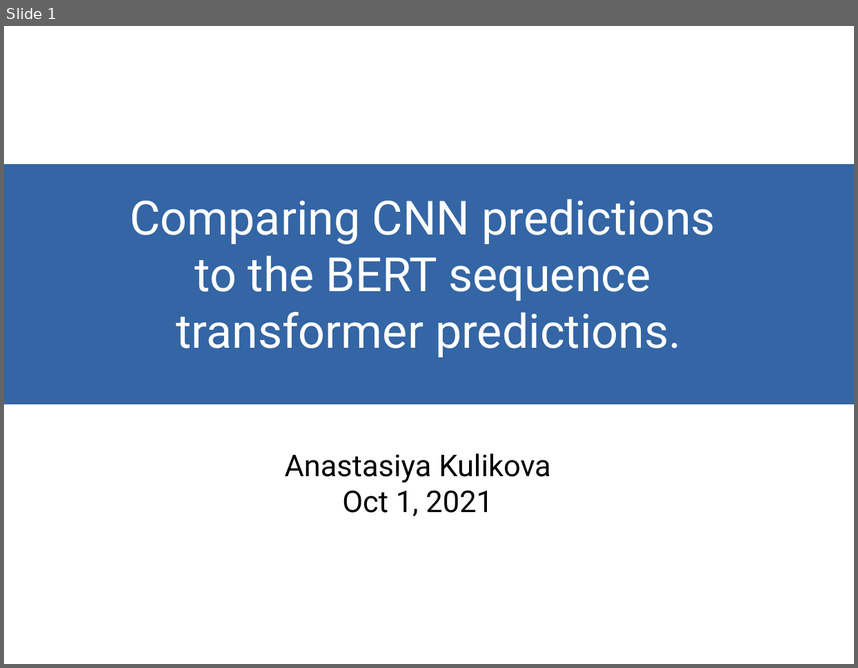
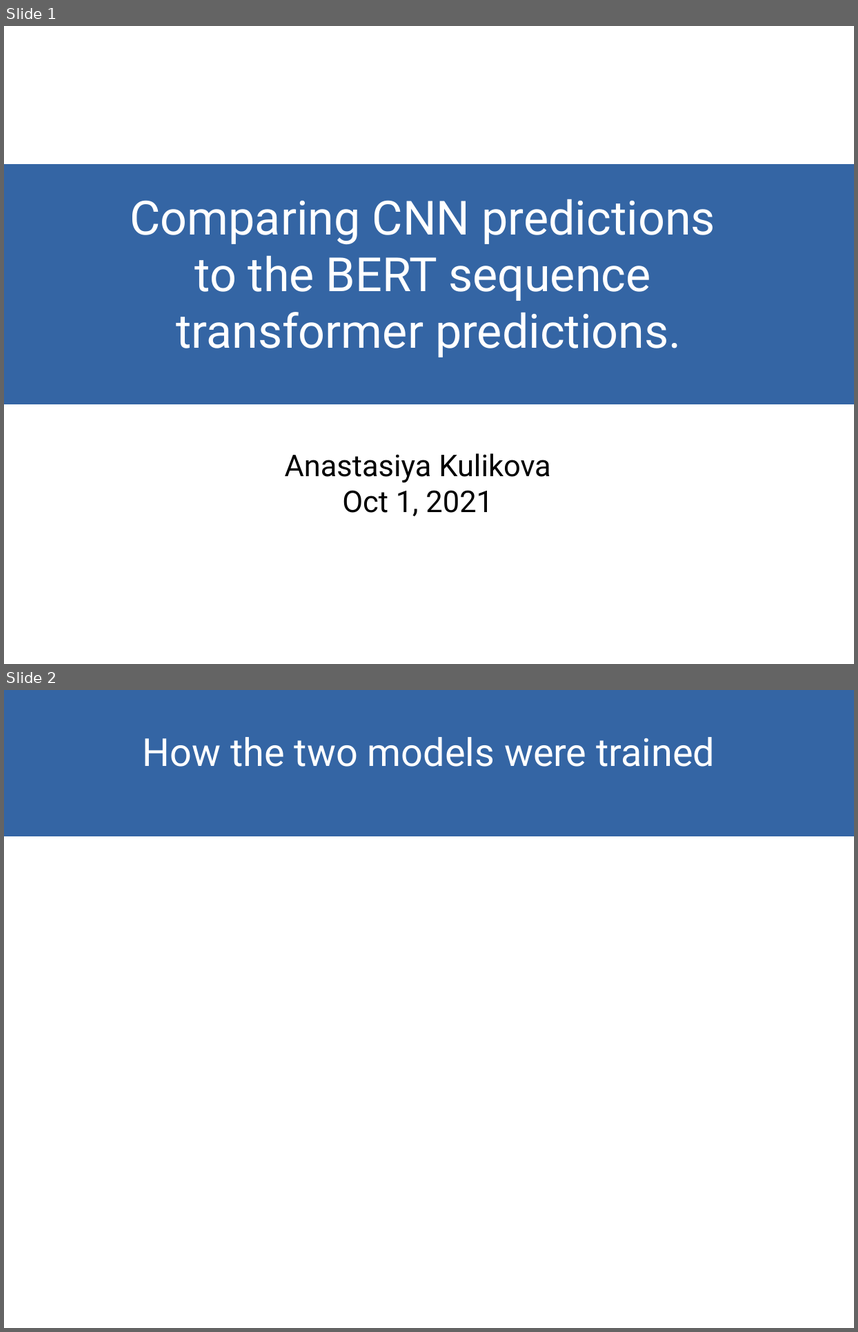
Before and after one commit to akulikova64/BERT_CNN_comparison, a slide deck: analysis/CNN_transf_comparison.odp. Shown one above the other, each under a label of ours: slide 1 before the commit, slides 1 and 2 after it. The pictures are 858x668 and 858x1332 pixels, drawn with LibreOffice and Linux fonts; fonts in the diff are those of the drawing. Boxes give left, top, right and bottom in pixels: in the first picture for what was removed or moved away, otherwise in the second. Text is boxed around its words. In the diff, an @@ line names an element or a change of style, - is before the commit and + after.

```diff
--- a/analysis/CNN_transf_comparison.odp
+++ b/analysis/CNN_transf_comparison.odp
@@ slide 2 added at box(4, 690, 854, 1328), background #FFFFFF @@
@@ rectangle added at box(4, 690, 854, 836), fill #3465A4, outline #3465A4 0 pt, 36 pt, text #FFFFFF @@
+How the two models were trained
```
Also in this commit, not shown: 2 slides changed, 2 other slides added, 1 slide removed, 7 other files.
